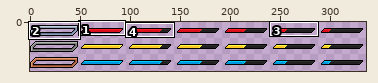
Edited in one commit: sprite sheet (Tama_Caretaker/Content/loading_bars.png). The picture above shows the old version from afar; the outline marks the close-up.
Close-up. The starting point:
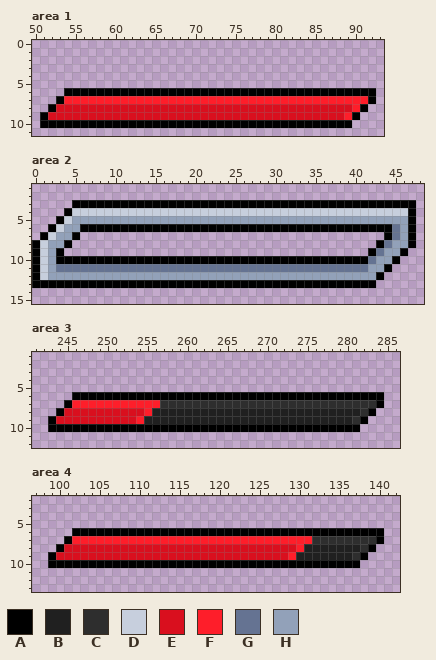
Shown: area 1: x 50..93, y 0..11; area 2: x 0..48, y 1..15; area 3: x 241..286, y 1..12; area 4: x 97..142, y 2..13. The commit also changed other parts of the picture, which this record leaves out.
Palette (. is transparent): A #000000  B #202020  C #2e2e2e  D #c7cfdd  E #d90f1e  F #fe1e2a  G #657392  H #92a1b9
New version:
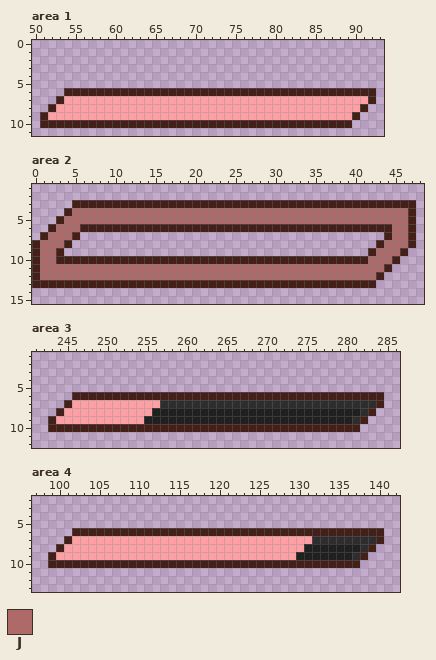
Colours new in this view: J #ae6969
The edit:
file 336x49 -> 1680x245 pixels (blocks of 1x1 -> 5x5; one block is one cell here)
Colour A changes from #000000 to #452018.
Colour E changes from #d90f1e to #ff9ea3.
Area 1:
Colour E replaces colour F in row 7 at x 54 to 91; in row 8 at x 90; in row 9 at x 89.
Area 2:
Colour J replaces colour D in row 4 at x 5 to 46; in row 5 at x 4; in row 6 at x 3; in row 7 at x 2; in rows 8 to 12 at x 1.
Colour J replaces colour G in rows 6 to 7 at x 45; in row 8 at x 44; in row 9 at x 43; in row 10 at x 42; in row 11 at x 3 to 41.
Colour J replaces colour H in row 5 at x 5 to 46; in row 6 at x 4 to 5 and 46; in row 7 at x 3 to 4 and 46; in row 8 at x 2 to 3 and 45 to 46; in row 9 at x 2 and 44 to 45; in row 10 at x 2 and 43 to 44.
Colour J replaces colour H in row 11 at x 2 and 42 to 43; in row 12 at x 2 to 42.
Area 3:
Colour E replaces colour F in row 7 at x 246 to 256; in row 8 at x 255; in row 9 at x 254.
Area 4:
Colour E replaces colour F in row 7 at x 102 to 131; in row 8 at x 130; in row 9 at x 129.
Pixel boxes of the changes (left, top, right, bottom) in both close-ups:
changed: (40, 88, 376, 128)
changed: (32, 200, 416, 288)
changed: (48, 392, 384, 432)
changed: (48, 528, 384, 568)
